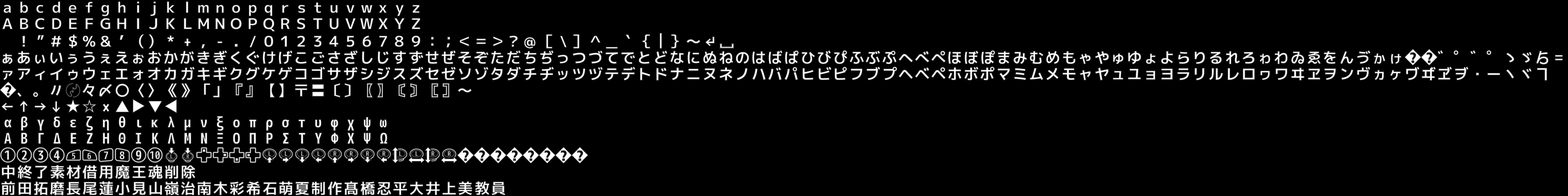
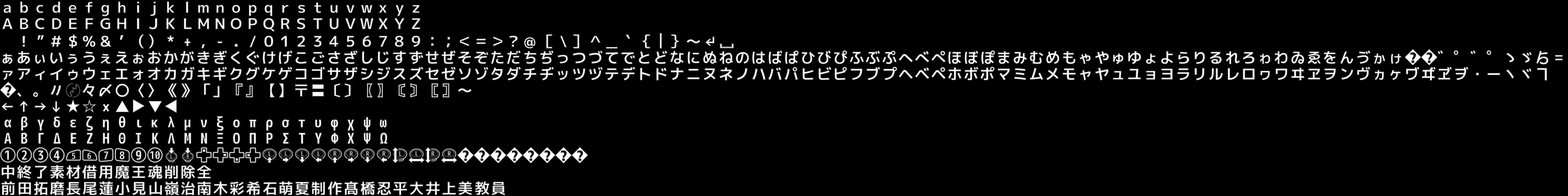
Before/after of a 1568px x 196px layered artwork. What changed in the layer stack:
renamed "中終了素材借用魔王魂削除" to "中終了素材借用魔王魂削除全", painted on it over [1,164,212,179]
